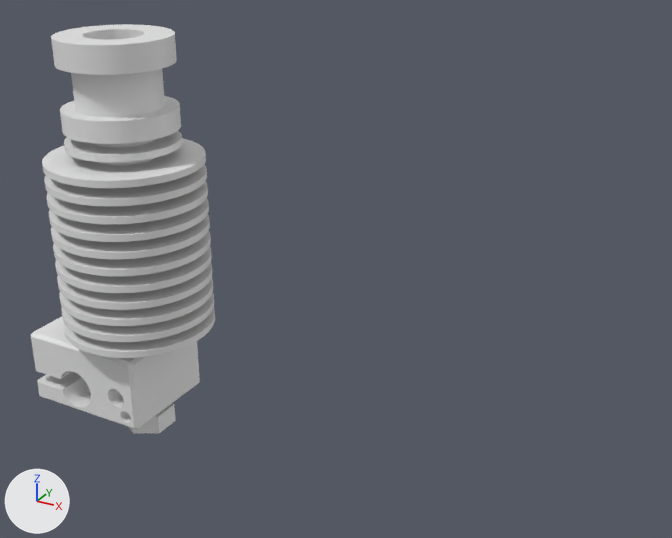
The Blender file lib/extruder_hotend.blend: old version first, new version second.
Rendered twice from a 50 mm camera at (86.5, -96.1, 82.5) aimed at (31.4, 4.1, 32.4). The axes (+X, +Y, +Z) are drawn at lower left. The lights are the same throughout.

The first picture shows 'E3D_V6_1.75mm_Universal_HotEnd_Mockup'.
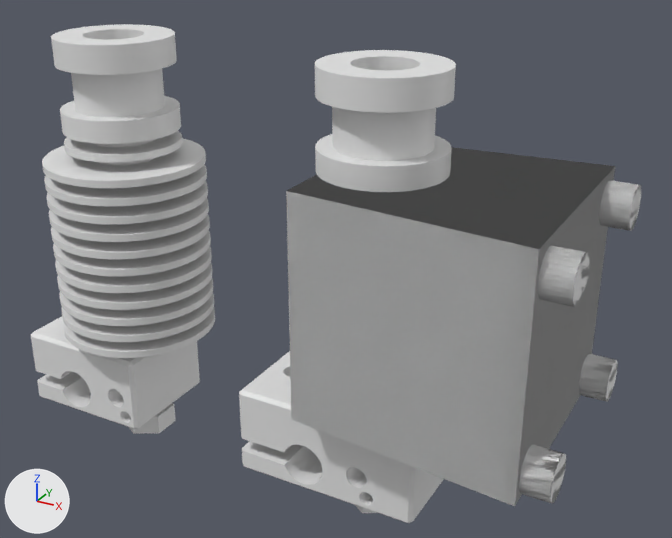
Where the change shows, as pixel boxes (x1, y1, x2, y2) in the pictures (672 x 538 px):
```json
{"object": "Mellow_V6_with_fan", "change": "added", "after": [239, 50, 641, 523]}
{"object": "Cylinder", "change": "added", "after": [519, 180, 641, 503]}
{"object": "Cube", "change": "added", "after": [287, 147, 610, 191]}
```

The change, as JSON lines over the scene's bpy script:
```json
{"op": "add", "block": "me_cylinder", "code": ["me_cylinder = bpy.data.meshes.new('Cylinder')", "me_cylinder.from_pydata(...)  # a 32-sided cylinder along z spanning x -2.75..2.75, y -2.75..2.75, z -1.75..1.75"]}
{"op": "add", "block": "me_e3d_v6_1_75mm_universal_hotend_mockup_001", "code": ["me_e3d_v6_1_75mm_universal_hotend_mockup_001 = bpy.data.meshes.new('E3D_V6_1.75mm_Universal_HotEnd_Mockup.001')", "me_e3d_v6_1_75mm_universal_hotend_mockup_001.from_pydata(...)  # 7104 vertices, 14212 faces; spans x -17.1..11.1, y -11.1..11.1, z -62.3..0.0"]}
{"op": "add", "block": "me_cube", "code": ["me_cube = bpy.data.meshes.new('Cube')", "me_cube.from_pydata([(-15.0, -12.0, -15.0), (-15.0, -12.0, 15.0), (-15.0, 12.0, -15.0), (-15.0, 12.0, 15.0), (15.0, -15.0, -15.0), (15.0, -15.0, 15.0), (15.0, 15.0, -15.0), (15.0, 15.0, 15.0)], [], [(0, 1, 3, 2), (2, 3, 7, 6), (6, 7, 5, 4), (4, 5, 1, 0), (2, 6, 4, 0), (7, 3, 1, 5)])"]}
{"op": "add", "block": "ob_cylinder", "code": ["ob_cylinder = bpy.data.objects.new('Cylinder', me_cylinder)", "ob_cylinder.parent = ob_mellow_v6_with_fan", "ob_cylinder.matrix_parent_inverse = Matrix(((1.0, 0.0, 0.0, -40.0), (0.0, 1.0, 0.0, 0.0), (0.0, 0.0, 1.0, -61.35), (0.0, 0.0, 0.0, 1.0)))", "ob_cylinder.location = (65.7, -11.7, 21.45)", "ob_cylinder.rotation_euler = (0.0, 1.571, 0.0)  # degrees (0, 90, 0)", "_m = ob_cylinder.modifiers.new('Array', 'ARRAY')", "_m.use_constant_offset = True", "_m.constant_offset_displace = (0.0, 23.5, 0.0)", "_m.use_relative_offset = False", "_m = ob_cylinder.modifiers.new('Array.001', 'ARRAY')", "_m.use_constant_offset = True", "_m.constant_offset_displace = (-23.5, 0.0, 0.0)", "_m.use_relative_offset = False"]}
{"op": "add", "block": "ob_mellow_v6_with_fan", "code": ["ob_mellow_v6_with_fan = bpy.data.objects.new('Mellow_V6_with_fan', me_e3d_v6_1_75mm_universal_hotend_mockup_001)", "ob_mellow_v6_with_fan.location = (40.0, 0.0, 61.4)", "_m = ob_mellow_v6_with_fan.modifiers.new('Boolean', 'BOOLEAN')", "_m.object = ob_cube", "_m.operation = 'UNION'", "_m = ob_mellow_v6_with_fan.modifiers.new('Boolean.001', 'BOOLEAN')", "_m.object = ob_cylinder", "_m.operation = 'UNION'"]}
{"op": "add", "block": "ob_cube", "code": ["ob_cube = bpy.data.objects.new('Cube', me_cube)", "ob_cube.parent = ob_mellow_v6_with_fan", "ob_cube.matrix_parent_inverse = Matrix(((1.0, 0.0, 0.0, -40.0), (0.0, 1.0, 0.0, 0.0), (0.0, 0.0, 1.0, -61.35), (0.0, 0.0, 0.0, 1.0)))", "ob_cube.location = (48.9, 0.0, 33.65)"]}
```
